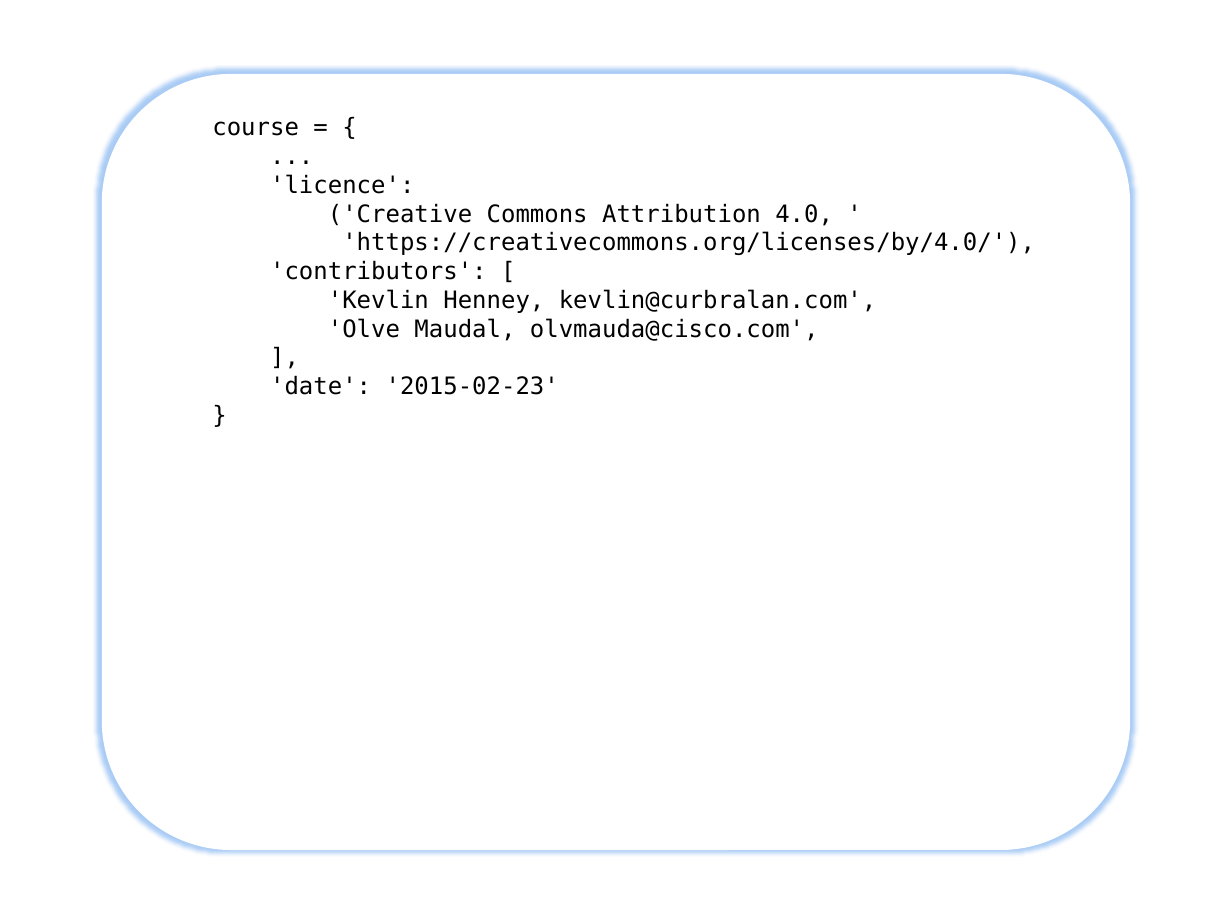
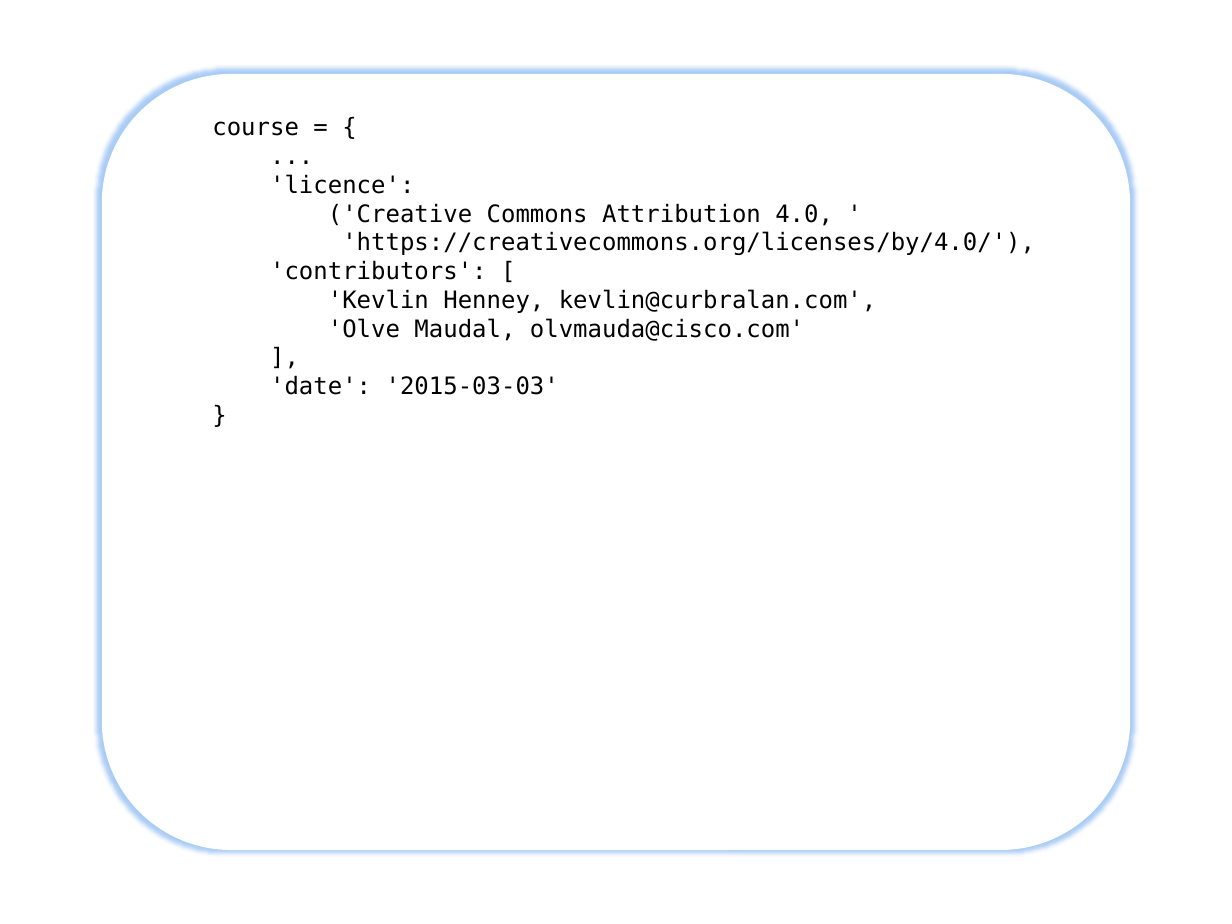
Before and after one commit to JonJagger/two-day-courses, a slide deck: slide 3 of pf/Python Foundation.pptx. Drawn at 1232x924 pixels with LibreOffice and Linux fonts; fonts in the diff are those of the drawing. Boxes give left, top, right and bottom in pixels: in the first picture for what was removed or moved away, otherwise in the second. Text is boxed around its words. In the diff, an @@ line names an element or a change of style, - is before the commit and + after.

```diff
--- a/pf/Python Foundation.pptx
+++ b/pf/Python Foundation.pptx
@@ text in rounded rectangle at <box>328,318,804,341</box>: text changed @@
-'Olve Maudal, olvmauda@cisco.com',
+'Olve Maudal, olvmauda@cisco.com'
@@ text in rounded rectangle at <box>270,375,559,395</box>: text changed @@
-'date': '2015-02-23'
+'date': '2015-03-03'
```
Also in this commit, not shown: 6 other slides changed, 1 slide removed, 1 other file.
